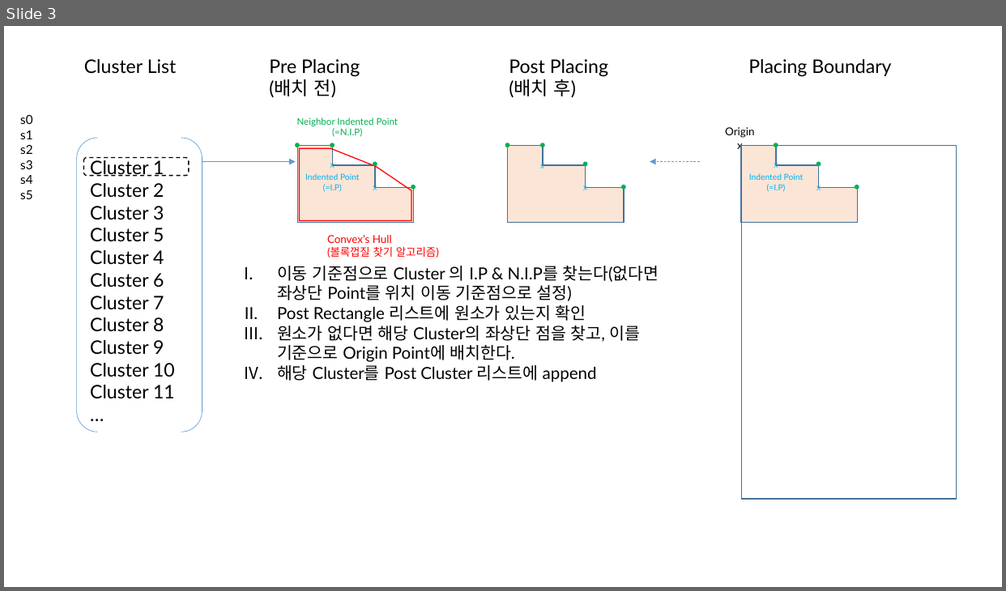
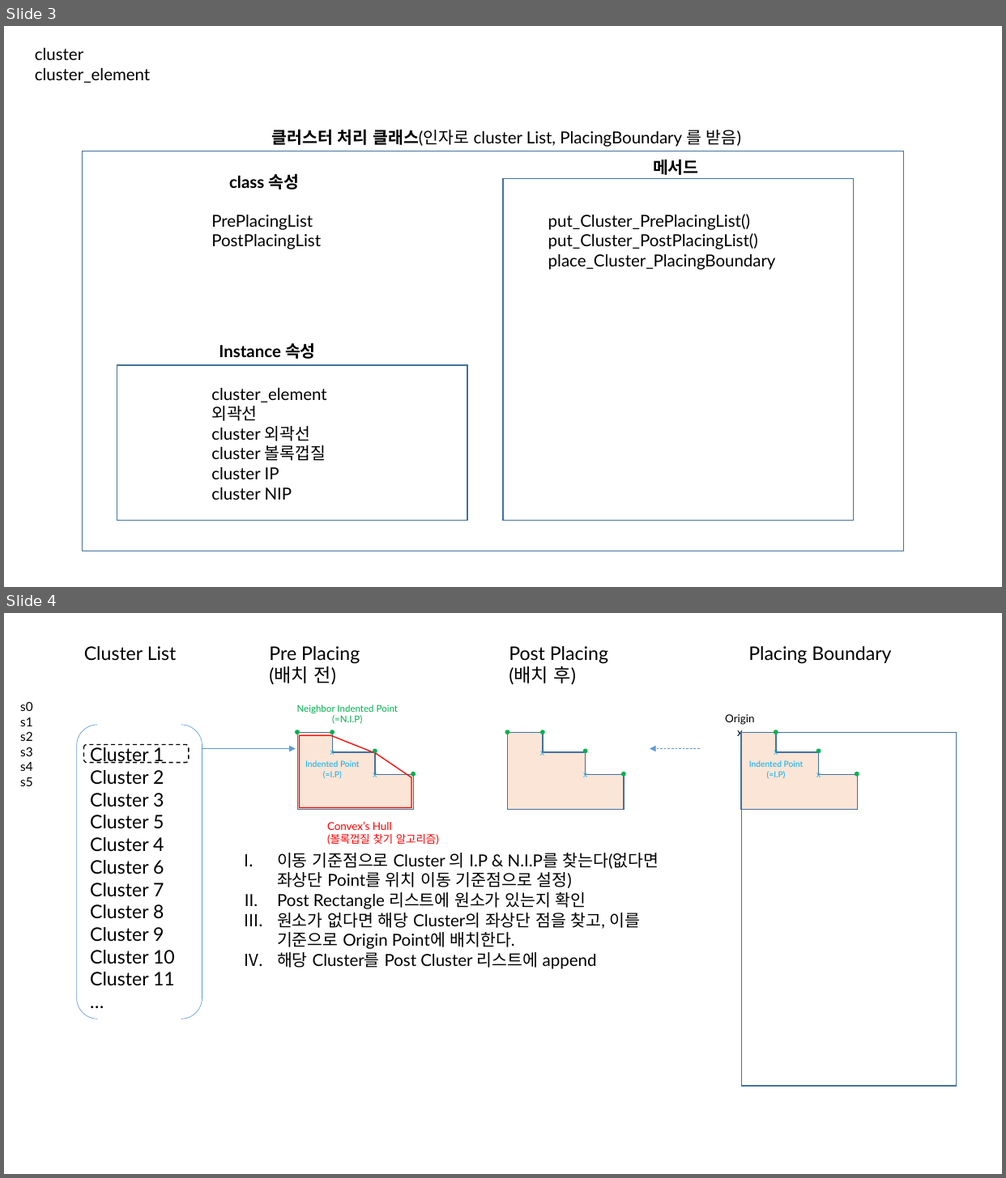
Before and after one commit to hnanmal/mQ, a slide deck: hecBidding/20210903_ClusterPlacing Algorithm.pptx. Shown one above the other, each under a label of ours: slide 3 before the commit, slides 3 and 4 after it. The pictures are 1006x591 and 1006x1178 pixels, drawn with LibreOffice and Linux fonts; fonts in the diff are those of the drawing. Boxes give left, top, right and bottom in pixels: in the first picture for what was removed or moved away, otherwise in the second. Text is boxed around its words. In the diff, an @@ line names an element or a change of style, - is before the commit and + after.

```diff
--- a/hecBidding/20210903_ClusterPlacing Algorithm.pptx
+++ b/hecBidding/20210903_ClusterPlacing Algorithm.pptx
@@ slide 3 added at <box>4,26,1002,587</box>, background #FFFFFF @@
@@ text added at <box>35,48,150,83</box>, 16 pt, text #000000 @@
+cluster
+cluster_element
@@ text added at <box>272,129,741,147</box>, 16 pt, text #000000 @@
+클러스터 처리 클래스(인자로 cluster List, PlacingBoundary 를 받음)
@@ rectangle added at <box>83,151,904,552</box>, outline #43739E 1 pt @@
@@ text added at <box>653,159,699,175</box>, 16 pt, text #000000, bold @@
+메서드
@@ text added at <box>229,173,299,190</box>, 16 pt, text #000000, bold @@
+class 속성
@@ rectangle added at <box>503,179,854,520</box>, outline #43739E 1 pt @@
@@ text added at <box>211,215,321,250</box>, 16 pt, text #000000 @@
+PrePlacingList
+PostPlacingList
@@ text added at <box>548,214,776,270</box>, 16 pt, text #000000 @@
+put_Cluster_PrePlacingList()
+put_Cluster_PostPlacingList()
+place_Cluster_PlacingBoundary
@@ text added at <box>219,343,316,359</box>, 16 pt, text #000000, bold @@
+Instance 속성
@@ rectangle added at <box>117,366,467,521</box>, outline #43739E 1 pt @@
@@ text added at <box>211,388,326,500</box>, 16 pt, text #000000 @@
+cluster_element
+외곽선
+cluster 외곽선
+cluster 볼록껍질
+cluster IP
+cluster NIP
@@ what was slide 3 is now slide 4 @@
```
